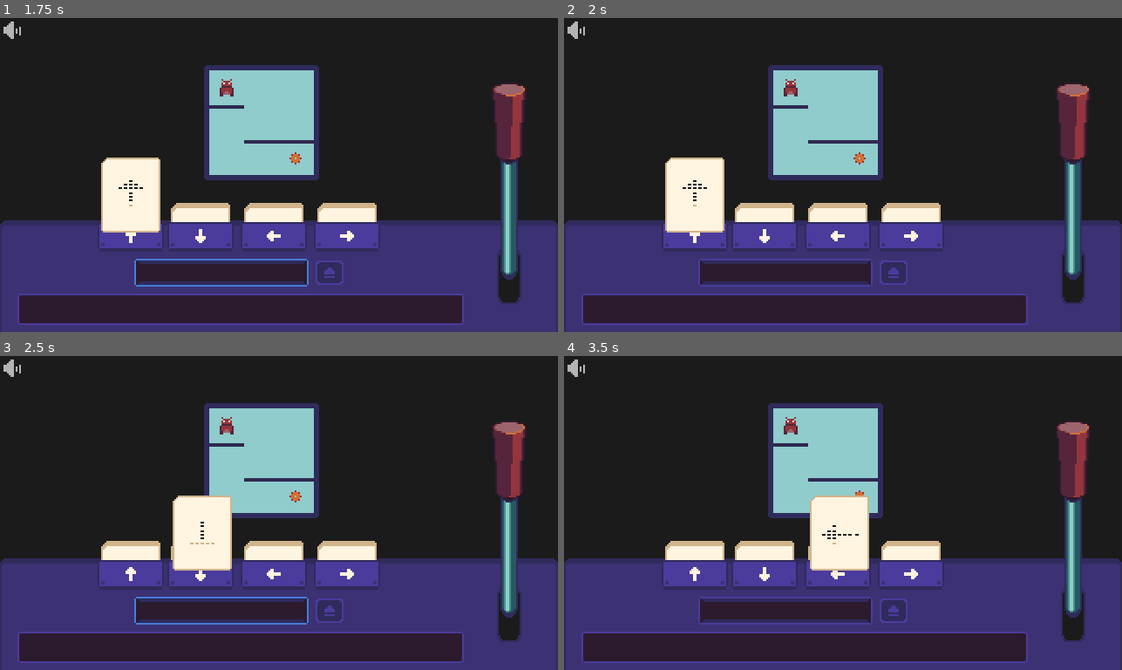
Above: before the commit, frames 1-4 (two rows, left to right).
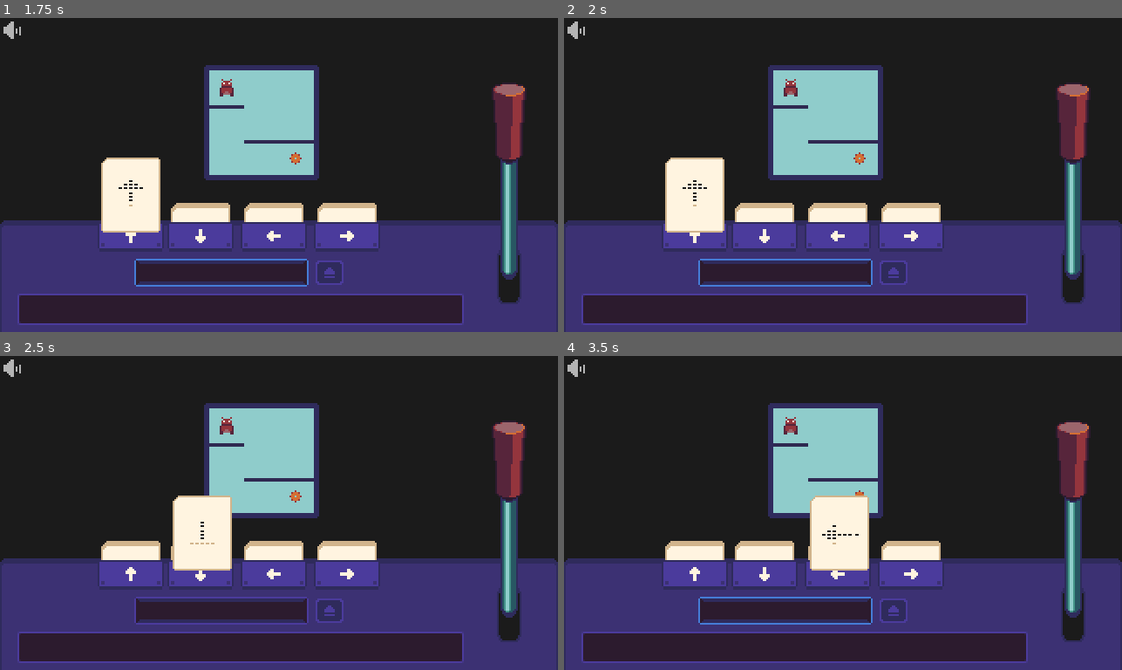
Above: after the commit, the same moments.

Repository: baconsaur/ludum-dare-60
Game: Godot game, scene res://scenes/main.tscn
Same seed, same stepped clock (60 frames per second), same inputs: the game is played once before the commit and once after it.
Inputs (mouse positions are in pixels of both pictures, inside the frame that each line leads up to):
- Up to frame 1 (1.75 s): click "OK" at 0.5 s; click (128, 228) at 1.25 s
- Up to frame 2 (2 s): no input
- Up to frame 3 (2.5 s): click (200, 566) at 2 s
- Up to frame 4 (3.5 s): click (837, 566) at 2.75 s

Frame 1 is identical in both runs. In frame 2, 0.4% of the frame differs, in the area x 24-56%, y 76-86%; in frame 3, 0.4%; in frame 4, 0.4%.

Commit message:
Moar levels

Diff:
--- a/scenes/main.tscn
+++ b/scenes/main.tscn
@@ -195,7 +195,7 @@
 
 [sub_resource type="Animation" id="Animation_og1vs"]
 resource_name = "flash_slot"
-length = 0.5000125
+length = 1.0000125
 step = 0.125
 tracks/0/type = "value"
 tracks/0/imported = false
@@ -204,10 +204,10 @@
 tracks/0/interp = 1
 tracks/0/loop_wrap = true
 tracks/0/keys = {
-"times": PackedFloat32Array(0, 0.125, 0.25, 0.375, 0.5),
-"transitions": PackedFloat32Array(1, 1, 1, 1, 1),
-"update": 1,
-"values": [ExtResource("4_jyhfs"), ExtResource("14_pm3ni"), ExtResource("4_jyhfs"), ExtResource("14_pm3ni"), ExtResource("4_jyhfs")]
+"times": PackedFloat32Array(0, 0.125, 0.25, 0.375, 0.5, 0.625, 0.75, 0.875, 1),
+"transitions": PackedFloat32Array(1, 1, 1, 1, 1, 1, 1, 1, 1),
+"update": 1,
+"values": [ExtResource("4_jyhfs"), ExtResource("14_pm3ni"), ExtResource("4_jyhfs"), ExtResource("14_pm3ni"), ExtResource("4_jyhfs"), ExtResource("14_pm3ni"), ExtResource("4_jyhfs"), ExtResource("14_pm3ni"), ExtResource("4_jyhfs")]
 }
 
 [sub_resource type="AnimationLibrary" id="AnimationLibrary_gqmmt"]
--- /dev/null
+++ b/scripts/level_data/level6.tres
@@ -0,0 +1,39 @@
+[gd_resource type="JSON" format=3 uid="uid://t72vouudl34q"]
+
+[resource]
+data = [[{
+"spawn": true
+}, {}, {
+"switch_id": 3
+}], [{
+"switch_id": 1,
+"walls": [{
+"direction": "left",
+"door_id": -1
+}, {
+"direction": "down"
+}]
+}, {
+"exit": true,
+"walls": [{
+"direction": "left"
+}, {
+"direction": "right"
+}, {
+"direction": "down",
+"door_id": -1
+}]
+}, {
+"walls": [{
+"direction": "left"
+}, {
+"direction": "right",
+"door_id": 3
+}]
+}], [{
+"switch_id": 2,
+"walls": [{
+"direction": "left",
+"door_id": -2
+}]
+}, {}, {}]]
--- /dev/null
+++ b/scripts/level_data/level7.tres
@@ -0,0 +1,43 @@
+[gd_resource type="JSON" format=3 uid="uid://cvgrcogxxhdjx"]
+
+[resource]
+data = [[{
+"spawn": true,
+"walls": [{
+"direction": "down",
+"door_id": -1
+}]
+}, {
+"switch_id": 1,
+"walls": [{
+"direction": "down",
+"door_id": -1
+}]
+}, {
+"exit": true
+}], [{
+"walls": [{
+"direction": "down",
+"door_id": -2
+}]
+}, {
+"switch_id": 2,
+"walls": [{
+"direction": "left",
+"door_id": -2
+},{
+"direction": "down",
+"door_id": -3
+}]
+}, {
+"switch_id": 3,
+"walls": [{
+"direction": "left",
+"door_id": -3
+}]
+}], [{
+"walls": [{
+"direction": "down",
+"door_id": 3
+}]
+}, {}, {}]]
--- a/scripts/level_data/test.tres
+++ b/scripts/level_data/test.tres
@@ -2,28 +2,7 @@
 
 [resource]
 data = [[{
-"spawn": true,
-"walls": [{
-"direction": "down"
-}]
-}, {
-"switch_id": 2,
-"walls": [{
-"direction": "right"
-}]
-}, {
-"walls": [{
-"direction": "right",
-"door_id": 1
-}]
-}], [{}, {}, {}], [{
-"switch_id": 1
-}, {}, {
-"exit": true,
-"walls": [{
-"direction": "up"
-}, {
-"direction": "left",
-"door_id": 2
-}]
-}]]
+"spawn": true
+}, {}, {}],
+[{}, {}, {}],
+[{}, {}, {}]]
Not shown, changed: sounds/bgm.mp3.import
